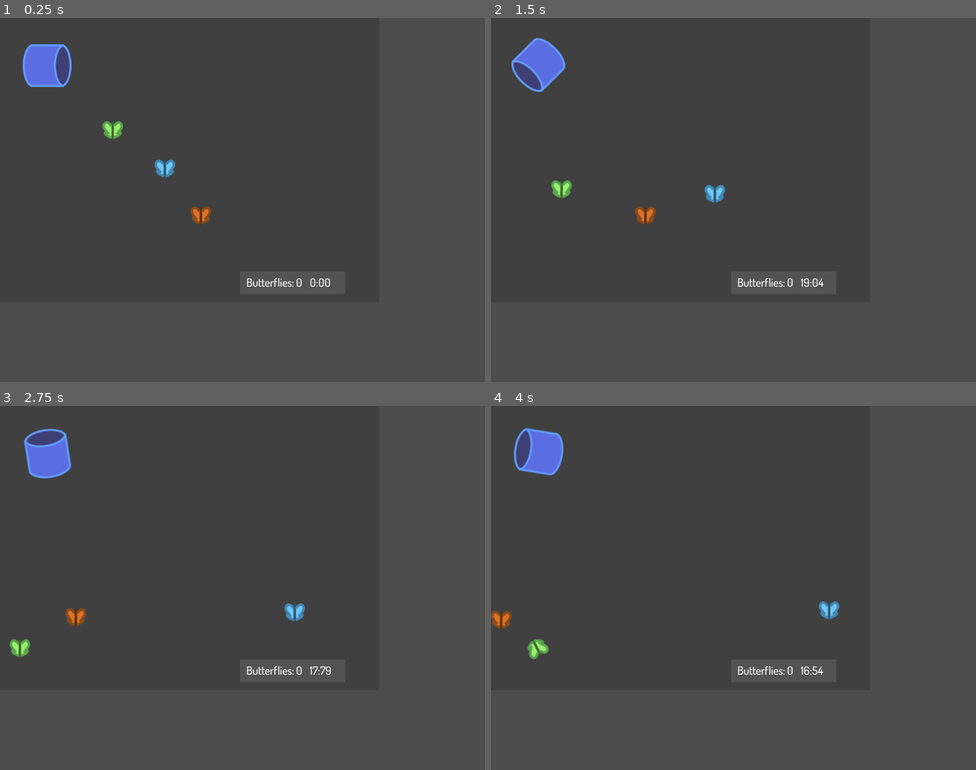
Above: before the commit, frames 1-4 (two rows, left to right).
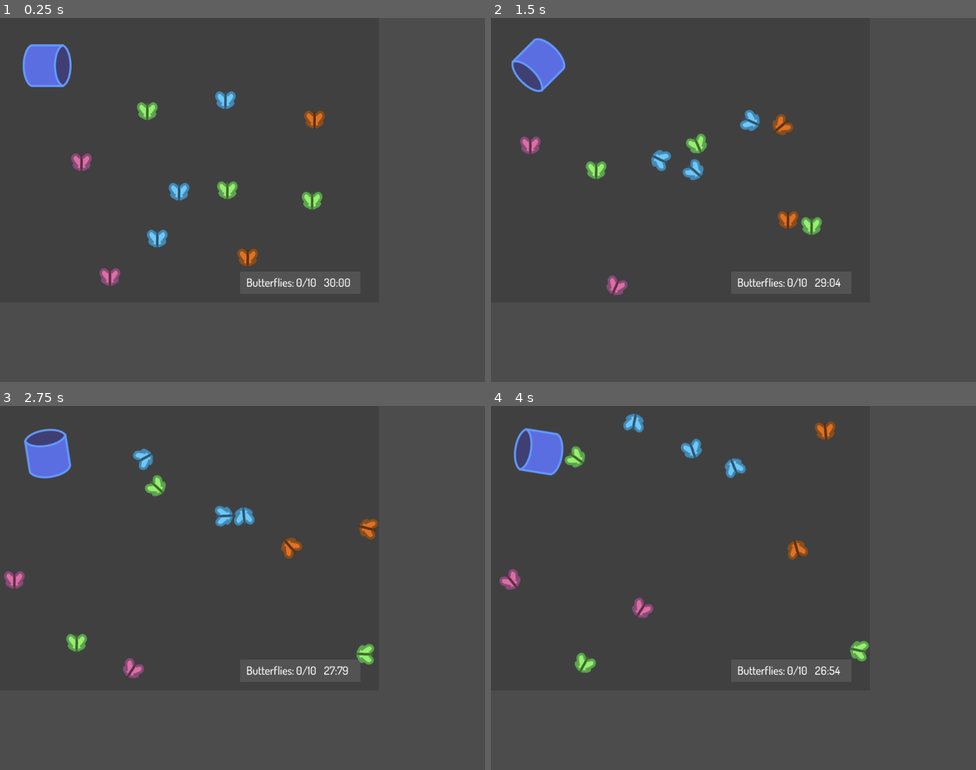
Above: after the commit, the same moments.

Repository: broquaint/eggjam20
Game: Godot game, scene res://scenes/MaintainHydroponics.tscn
Same seed, same stepped clock (60 frames per second), same inputs: the game is played once before the commit and once after it. This scene is started directly instead of the project's main scene.
Inputs:
- Up to frame 1 (0.25 s): no input
- Up to frame 2 (1.5 s): tap Enter (ui_accept) at 0.5, 0.77, 1.07 s; hold Right (move_right) 0.53-1.28 s; hold Down (move_down) from 1.28 s (still down)
- Up to frame 3 (2.75 s): tap Enter (ui_accept) at 1.52, 1.82 s; release Down (move_down) at 2.03 s; hold Right (move_right) from 2.03 s (still down)
- Up to frame 4 (4 s): release Right (move_right) at 2.78 s; hold Up (move_up) 2.78-3.53 s; tap Enter (ui_accept) at 3.02, 3.32, 3.77 s; hold Left (move_left) from 3.53 s (still down)

The runs differ from the first frame. In frame 1, 2.3% of the frame differs, in the area x 14-73%, y 20-74%; in frame 2, 2.3%, in the area x 6-73%, y 25-77%; in frame 3, 2.3%; in frame 4, 2.3%.

Commit message:
Engooden butterfly catching
Arguably a little easier now but hopefully also a little more fun.

Diff:
--- a/scenes/Butterfly.tscn
+++ b/scenes/Butterfly.tscn
@@ -4,7 +4,7 @@
 [ext_resource path="res://scripts/Butterfly.gd" type="Script" id=2]
 
 [sub_resource type="PhysicsMaterial" id=1]
-bounce = 0.5
+bounce = 0.25
 
 [node name="Butterfly" type="RigidBody2D"]
 mass = 0.1
@@ -21,12 +21,13 @@
 [node name="Collision" type="CollisionPolygon2D" parent="."]
 position = Vector2( -0.5, -0.999999 )
 scale = Vector2( 2.25, 2 )
-polygon = PoolVector2Array( -6.44444, -10, -9.55556, -5.5, -7.77778, 5, -2, 9.5, 2.44444, 9.5, 8.66667, 5.5, 10.4444, -4.5, 7.77778, -10 )
+polygon = PoolVector2Array( -7.33333, -10, -9.55556, -4.5, -7.77778, 5, -2, 9.5, 2.44444, 9.5, 8.66667, 5.5, 10.4444, -4.5, 7.77778, -10 )
 
 [node name="Move" type="Timer" parent="."]
 one_shot = true
 
 [node name="EscapeWindow" type="Timer" parent="."]
+wait_time = 0.75
 one_shot = true
 
 [node name="Shrink" type="Tween" parent="."]
--- a/scenes/FeedReactor.tscn
+++ b/scenes/FeedReactor.tscn
@@ -160,7 +160,7 @@
 one_shot = true
 
 [node name="PlayTime" type="Timer" parent="."]
-wait_time = 20.0
+wait_time = 30.0
 one_shot = true
 
 [node name="Status" type="HBoxContainer" parent="."]
--- a/scenes/MaintainHydroponics.tscn
+++ b/scenes/MaintainHydroponics.tscn
@@ -6,10 +6,10 @@
 [ext_resource path="res://scripts/NetForButterflies.gd" type="Script" id=4]
 
 [sub_resource type="RectangleShape2D" id=1]
-extents = Vector2( 16, 300 )
+extents = Vector2( 20.25, 300 )
 
 [sub_resource type="RectangleShape2D" id=2]
-extents = Vector2( 401, 10 )
+extents = Vector2( 437.5, 19 )
 
 [node name="MaintainHydroponics" type="Node2D"]
 script = ExtResource( 3 )
@@ -26,18 +26,19 @@
 "_edit_group_": true
 }
 
+[node name="Sprite" type="Sprite" parent="NetForButterflies"]
+texture = ExtResource( 1 )
+
 [node name="Catchment" type="Area2D" parent="NetForButterflies"]
 space_override = 3
 gravity_point = true
-linear_damp = 1.0
+gravity = 200.0
+linear_damp = 1.5
 
 [node name="CollisionPolygon2D" type="CollisionPolygon2D" parent="NetForButterflies/Catchment"]
-position = Vector2( 0.499998, -32 )
-scale = Vector2( 3.95, 1.5 )
-polygon = PoolVector2Array( -10, -0.666666, -8.98734, 3.33333, -3.67089, 8, -2.1519, 9.33333, 1.89873, 9.33333, 3.67089, 8.66667, 7.72152, 5.33333, 10.2532, 0, 7.46835, -6, 2.91139, -9.33333, -2.91139, -9.33333, -7.72152, -6 )
-
-[node name="Sprite" type="Sprite" parent="NetForButterflies"]
-texture = ExtResource( 1 )
+position = Vector2( 0, -27.5 )
+scale = Vector2( 3.95, 2.4442 )
+polygon = PoolVector2Array( -10.1266, -2.25023, -7.08861, 1.84109, -2.53165, 3.88676, 2.53165, 3.88676, 7.8481, 1.43196, 10.1266, -2.25023, 8.60759, -6.34155, 2.91139, -9.33333, -2.91139, -9.33333, -8.10126, -6.75068 )
 
 [node name="CollisionPolygon2D" type="CollisionPolygon2D" parent="NetForButterflies"]
 position = Vector2( 1, 9 )
@@ -45,50 +46,50 @@
 polygon = PoolVector2Array( -9.77778, -10, -10, 6.04651, -8.88889, 7.90698, -4.66667, 9.53488, -0.444445, 10, 4.66667,  …(193 unchanged characters)…
 
 [node name="LeftWall" type="StaticBody2D" parent="."]
-position = Vector2( -10, 0 )
+position = Vector2( -12, 0 )
 __meta__ = {
 "_edit_group_": true
 }
 
 [node name="CollisionShape2D" type="CollisionShape2D" parent="LeftWall"]
-position = Vector2( -6, 300 )
+position = Vector2( -8.5, 300 )
 shape = SubResource( 1 )
 
 [node name="RightWall" type="StaticBody2D" parent="."]
-position = Vector2( 822, 0 )
+position = Vector2( 824, 0 )
 __meta__ = {
 "_edit_group_": true
 }
 
 [node name="CollisionShape2D" type="CollisionShape2D" parent="RightWall"]
-position = Vector2( -6, 300 )
+position = Vector2( -4.25, 300 )
 shape = SubResource( 1 )
 
 [node name="TopWall" type="StaticBody2D" parent="."]
-position = Vector2( 9, -10 )
+position = Vector2( 10, -13 )
 __meta__ = {
 "_edit_group_": true
 }
 
 [node name="CollisionShape2D" type="CollisionShape2D" parent="TopWall"]
-position = Vector2( 391, 0 )
+position = Vector2( 391, -6 )
 shape = SubResource( 2 )
 
 [node name="BottomWall" type="StaticBody2D" parent="."]
-position = Vector2( 10, 610 )
+position = Vector2( 11, 616 )
 __meta__ = {
 "_edit_group_": true
 }
 
 [node name="CollisionShape2D" type="CollisionShape2D" parent="BottomWall"]
-position = Vector2( 391, 0 )
+position = Vector2( 388.5, 3 )
 shape = SubResource( 2 )
 
 [node name="StatusOutline" type="ColorRect" parent="."]
 margin_left = 507.0
 margin_top = 535.0
-margin_right = 729.0
-margin_bottom = 583.0
+margin_right = 761.0
+margin_bottom = 582.0
 color = Color( 0.427451, 0.427451, 0.427451, 0.431373 )
 
 [node name="Status" type="HBoxContainer" parent="."]
@@ -107,23 +108,23 @@
 [node name="Score" type="Label" parent="Status"]
 margin_left = 105.0
 margin_top = 16.0
-margin_right = 118.0
+margin_right = 148.0
 margin_bottom = 47.0
-text = "0"
+text = "0/10"
 
 [node name="VSeparator2" type="VSeparator" parent="Status"]
-margin_left = 122.0
-margin_right = 130.0
+margin_left = 152.0
+margin_right = 160.0
 margin_bottom = 64.0
 
 [node name="TimeLeft" type="Label" parent="Status"]
-margin_left = 134.0
+margin_left = 164.0
 margin_top = 16.0
-margin_right = 194.0
+margin_right = 224.0
 margin_bottom = 47.0
 rect_min_size = Vector2( 60, 0 )
 text = "00:00"
 
 [node name="PlayTime" type="Timer" parent="."]
-wait_time = 20.0
+wait_time = 30.0
 one_shot = true
--- a/scripts/Butterfly.gd
+++ b/scripts/Butterfly.gd
@@ -13,7 +13,7 @@
 
 func _ready():
 	$Sprite.modulate = COLOURS[randi() % COLOURS.size()]
-	$Move.wait_time = 0.5 + (3.0 * randf())
+	$Move.wait_time = 0.5 + (2.2 * randf())
 	$Move.start()
 
 func _process(_delta):
--- a/scripts/MaintainHydroponics.gd
+++ b/scripts/MaintainHydroponics.gd
@@ -14,12 +14,16 @@
 var play_state
 
 var butterflies = []
+var butterfly_total = 10
 var score : int = 0
 
 func _ready():
+#	randomize()
 	play_state = PlayState.AT_START
-	for i in range(1, 4):
-		add_butterfly(Vector2((i+1) * 100, (i+1) * 100))
+	for i in range(1, butterfly_total+1):
+		var x = (1 + (i % 4)) * 150
+		var y = (1 + floor(i / 4)) * 150
+		add_butterfly(Vector2(randi() % 100 + x, randi() % 100 + y))
 
 	$NetForButterflies.position = Vector2(100, 100)
 	$NetForButterflies.rotation_degrees = 90
@@ -30,12 +34,14 @@
 	$PlayTime.connect('timeout', self, 'end_game')
 
 func add_butterfly(offset):
+	print("butterfly at ", offset.x, 'x', offset.y)
 	var bf = butterfly_scene.instance()
 	bf.get_node("EscapeWindow").connect("timeout", self, "caught_butterfly", [bf])
-	bf.position = Vector2(offset.x + randi() % 50, offset.y + randi() % 50)
+	bf.position = Vector2(offset.x , offset.y)
 	connect('play_started', bf, 'start_flapping')
 	add_child(bf)
 	butterflies.append(bf)
+	move_child(bf, 3)
 	return bf
 
 func start_catching():
@@ -44,9 +50,9 @@
 	emit_signal('play_started')
 
 func _process(_delta):
-	var time_left = $PlayTime.time_left
+	var time_left = $PlayTime.wait_time if $PlayTime.is_stopped() and play_state < PlayState.ALL_DONE else $PlayTime.time_left
 	$Status/TimeLeft.text = '%d:%02d' % [time_left, 100 * fmod(time_left, 1.0)]
-	$Status/Score.text = '%d' % score
+	$Status/Score.text = '%d/%d' % [score, butterfly_total]
 
 func catching_butterfly(butterfly):
 	if not(butterfly is Butterfly):
@@ -64,12 +70,13 @@
 
 	score += 1
 
+	butterfly.can_move = false
 	butterfly.get_node('Collision').disabled = true
 	var sprite = butterfly.get_node('Sprite')
 
 	var sb : Tween = butterfly.get_node('Shrink')
 	sb.interpolate_property(
-		sprite, 'scale', sprite.scale, Vector2.ZERO, 0.5, Tween.TRANS_EXPO, Tween.EASE_IN
+		sprite, 'scale', sprite.scale, Vector2.ZERO, 0.5, Tween.TRANS_EXPO, Tween.EASE_OUT
 	)
 	sb.start()
 	yield(sb, "tween_completed")
@@ -77,16 +84,16 @@
 	butterflies.erase(butterfly)
 	butterfly.queue_free()
 
-	var x = 400 + randi() % 150 * (-1 if randi() % 2 == 0 else 1)
-	var y = 300 + randi() % 150 * (-1 if randi() % 2 == 0 else 1)
-	var bf = add_butterfly(Vector2(x, y))
-	bf.start_flapping()
+	if butterflies.empty():
+		end_game()
 
 func end_game():
 	play_state = PlayState.ALL_DONE
+	$PlayTime.paused = true
 	emit_signal('game_completed', score)
 
-	for wall in [$LeftWall, $RightWall, $TopWall, $BottomWall]:
-		wall.get_node('CollisionShape2D').disabled = true
-	for bf in butterflies:
-		bf.fly_away()
+	if not butterflies.empty():
+		for wall in [$LeftWall, $RightWall, $TopWall, $BottomWall]:
+			wall.get_node('CollisionShape2D').disabled = true
+		for bf in butterflies:
+			bf.fly_away()
